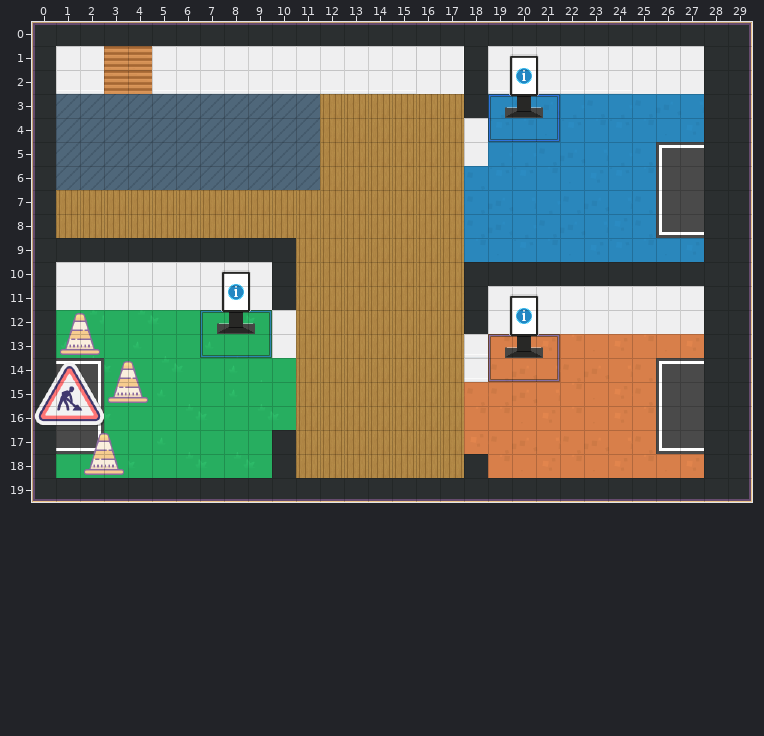
One commit to this Tiled map (JSON): cours.tmj. That is the earlier state.
Cells are 32x32 px. Shown: x 0..29, y 0..19.
Once edited:
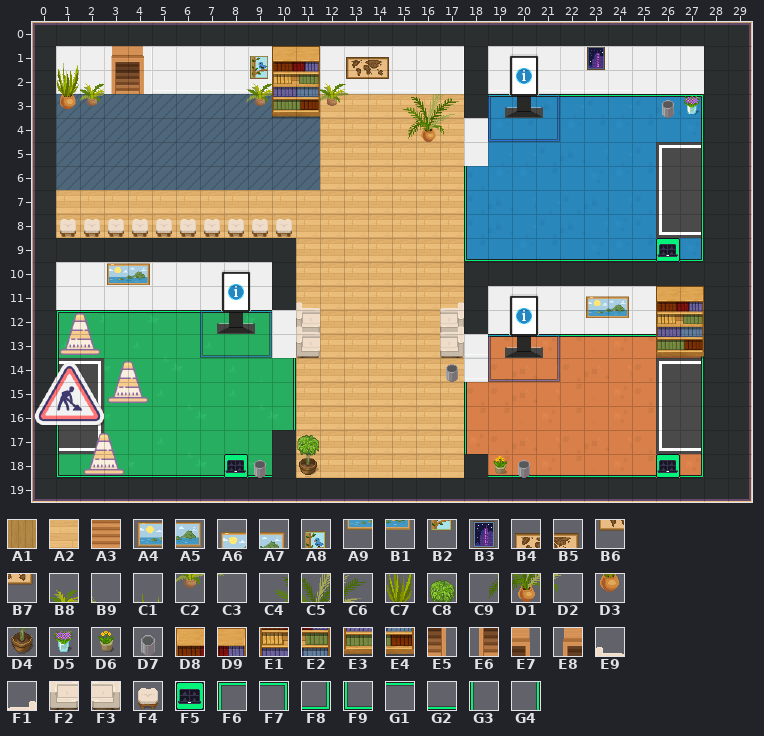
Key: from "Chunk 1": A1 5 turned 90, A2 22, A3 81 flipped up-down; from "WA_Decoration": A4 0, A5 1, A6 6, A7 7, A8 9, A9 18, B1 19, B2 21, B3 26, B4 30, B5 31, B6 42, B7 43, B8 58, B9 59, C1 64, C2 70, C3 71, C4 72, C5 73, C6 74, C7 76, C8 78, C9 84, D1 85, D2 86, D3 88, D4 90, D5 92, D6 93; from "WA_Miscellaneous": D7 60; from "WA_Other_Furniture": D8 22, D9 23, E1 34, E2 35, E3 46, E4 47; from "WA_Room_Builder": E5 460 turned 180, E6 461 turned 180, E7 485 turned 180, E8 486 turned 180; from "WA_Seats": E9 30, F1 31, F2 43, F3 44, F4 164; from "WA_User_Interface": F5 21, F6 161, F7 162, F8 163, F9 164, G1 165, G2 166, G3 167, G4 168.
__ is an empty cell.
Tiles of an added or newly shown layer are drawn over the layers below it.
Edits made:
Layer "escalier" (added):
Tile E5 is added in row 2 at x 4.
Tile E6 is added in row 2 at x 3.
Tile E7 is added in row 1 at x 4.
Tile E8 is added in row 1 at x 3.
Layer "sol":
Tile A2 replaces tile A1 in rows 3 to 6 at x 12 to 17; in rows 7 to 8 at x 1 to 17; in rows 9 to 11 at x 11 to 17; in row 12 at x 12 to 17; in rows 13 to 18 at x 11 to 17.
Layer "sol2" (added):
Tile F5 is added in row 9 at x 26; in row 18 at x 8 and 26.
Tile F6 is added in row 12 at x 1.
Tile F7 is added in row 3 at x 27; in row 13 at x 27.
Tile F8 is added in row 9 at x 27; in row 18 at x 27.
Tile F9 is added in row 9 at x 18; in row 18 at x 1.
Tile G1 is added in row 3 at x 19 to 26; in row 12 at x 2 to 9; in row 13 at x 19 to 26.
Tile G2 is added in row 9 at x 19 to 25; in row 18 at x 2 to 7, 9 and 19 to 25.
Tile G3 is added in rows 6 to 8 at x 18; in rows 13 to 14 at x 1; in row 15 at x 18; in rows 16 to 17 at x 1 and 18.
Tile G4 is added in rows 4 to 8 at x 27; in rows 14 to 16 at x 10 and 27; in row 17 at x 27.
Layer "info_dev":
Tile A3 is gone in rows 1 to 2 at x 3 to 4.
Layer "decoration2" (added):
Tile B8 is added in row 2 at x 9.
Tile B9 is added in row 2 at x 13.
Tile C2 is added in row 3 at x 9.
Tile C3 is added in row 3 at x 13.
Tile D7 is added in row 14 at x 17.
Tile E9 is added in row 11 at x 11.
Tile F1 is added in row 11 at x 17.
Tile F2 is added in row 12 at x 11.
Tile F3 is added in row 12 at x 17.
Layer "decoration" (added):
Tile A4 is added in row 10 at x 3.
Tile A5 is added in row 10 at x 4.
Tile A6 is added in row 11 at x 23.
Tile A7 is added in row 11 at x 24.
Tile A8 is added in row 1 at x 9.
Tile A9 is added in row 12 at x 23.
Tile B1 is added in row 12 at x 24.
Tile B2 is added in row 2 at x 9.
Tile B3 is added in row 1 at x 23.
Tile B4 is added in row 1 at x 13.
Tile B5 is added in row 1 at x 14.
Tile B6 is added in row 2 at x 13.
Tile B7 is added in row 2 at x 14.
Tile B8 is added in row 2 at x 2 and 12.
Tile C1 is added in row 1 at x 1.
Tile C2 is added in row 3 at x 2 and 12.
Tile C7 is added in row 2 at x 1.
Tile C9 is added in row 4 at x 15.
Tile D1 is added in row 4 at x 16.
Tile D2 is added in row 4 at x 17.
Tile D3 is added in row 3 at x 1.
Tile D4 is added in row 18 at x 11.
Tile D5 is added in row 3 at x 27.
Tile D6 is added in row 18 at x 19.
Tile D7 is added in row 3 at x 26; in row 18 at x 9 and 20.
Tile D8 is added in row 1 at x 10; in row 11 at x 26.
Tile D9 is added in row 1 at x 11; in row 11 at x 27.
Tile E1 is added in row 2 at x 10; in row 12 at x 26.
Tile E2 is added in row 2 at x 11; in row 12 at x 27.
Tile E3 is added in row 3 at x 10; in row 13 at x 26.
Tile E4 is added in row 3 at x 11; in row 13 at x 27.
Tile E9 is added in row 12 at x 11.
Tile F1 is added in row 12 at x 17.
Tile F2 is added in row 13 at x 11.
Tile F3 is added in row 13 at x 17.
Tile F4 is added in row 8 at x 1 to 10.
Layer "above" (added):
Tile C4 is added in row 3 at x 15.
Tile C5 is added in row 3 at x 16.
Tile C6 is added in row 3 at x 17.
Tile C8 is added in row 17 at x 11.
Where, in picture pixels (left, top, right, bottom), the same in both pictures:
changed: (56, 46, 704, 478)
